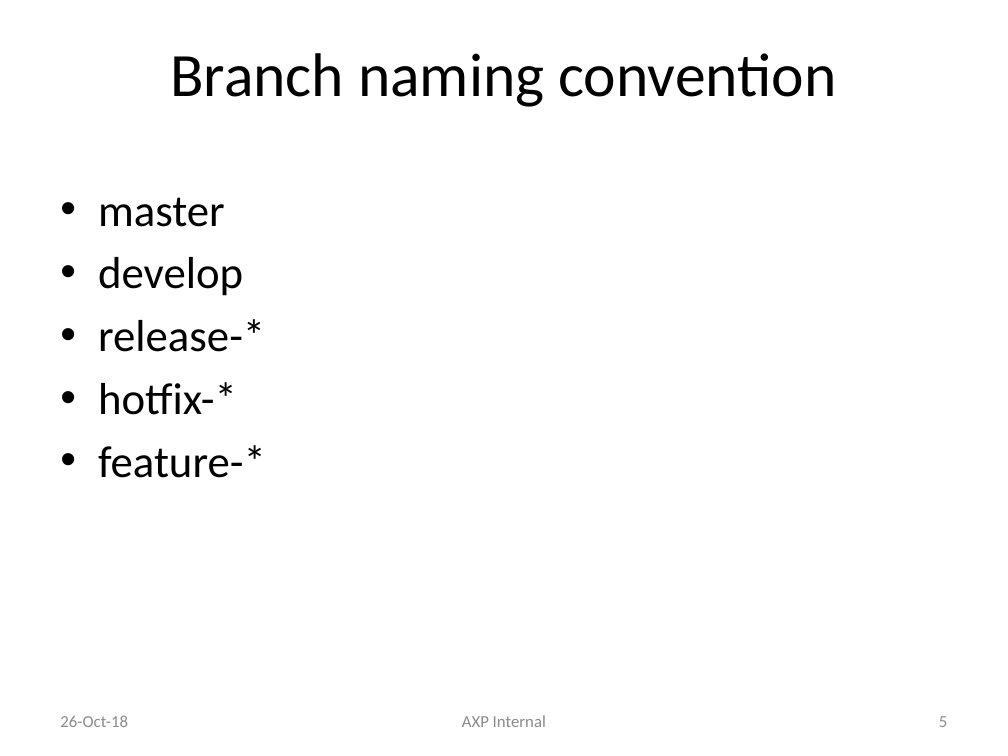
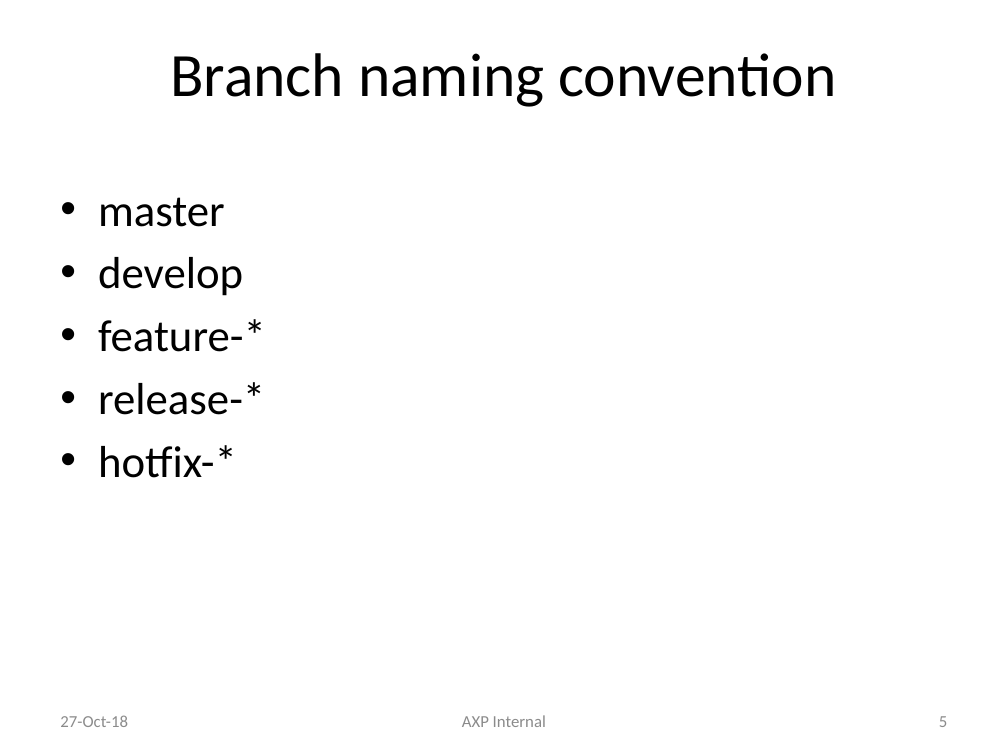
Before and after one commit to liyuan6006/GitStrategies, a slide deck: slide 5 of Branching.pptx. Drawn at 1008x756 pixels with LibreOffice and Linux fonts; fonts in the diff are those of the drawing. Boxes give left, top, right and bottom in pixels: in the first picture for what was removed or moved away, otherwise in the second. Text is boxed around its words. In the diff, an @@ line names an element or a change of style, - is before the commit and + after.

```diff
--- a/Branching.pptx
+++ b/Branching.pptx
@@ text at (98,319,266,352): paragraph added @@
+• feature-*
@@ text at (98,445,266,478): paragraph removed @@
-• feature-*
@@ text at (60,715,128,727): text changed @@
-26-Oct-18
+27-Oct-18
```
Also in this commit, not shown: 17 other slides changed, 1 slide added, 2 slides removed.
